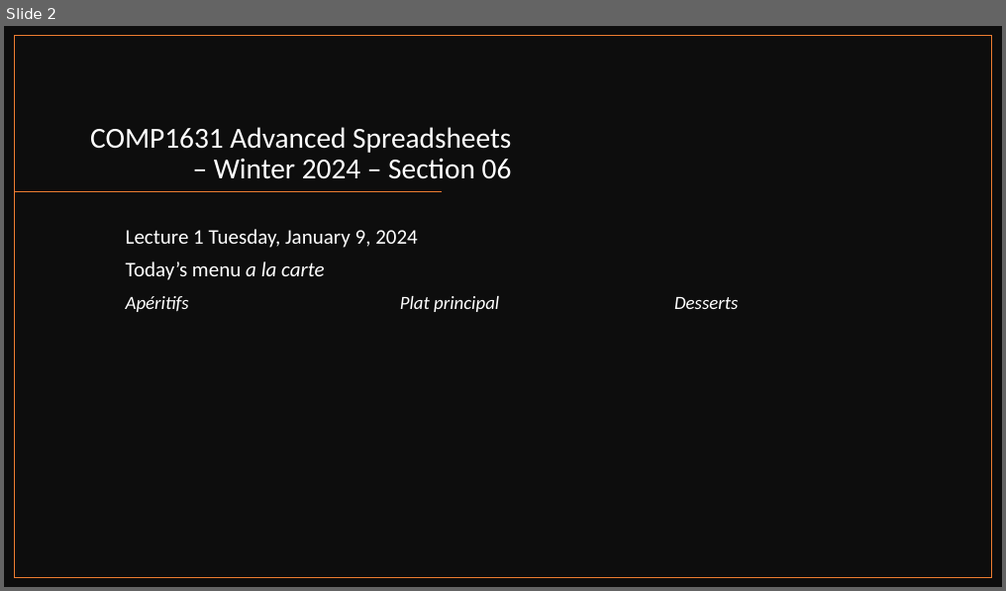
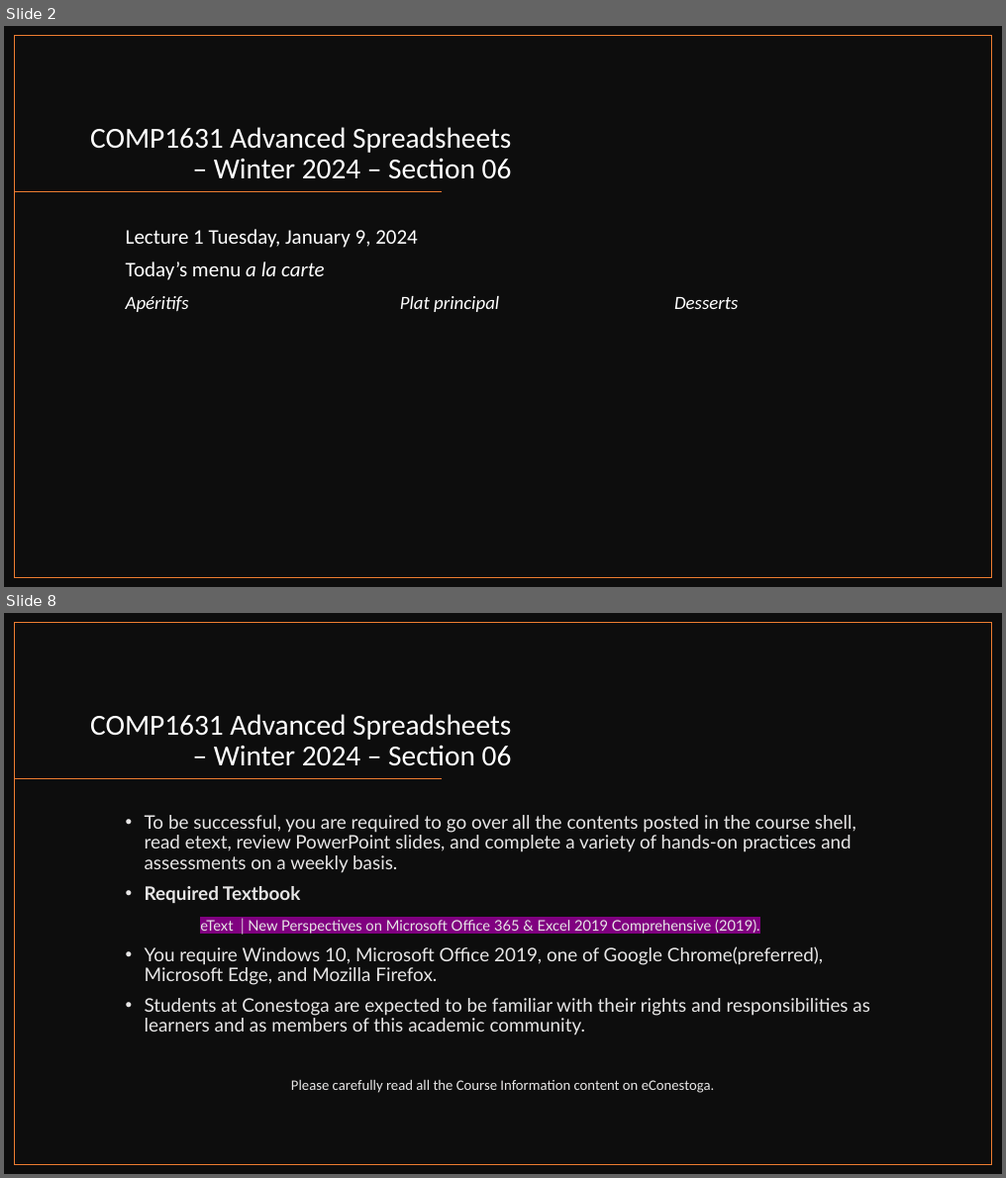
Before and after one commit to muktoakash/Teaching, a slide deck: COMP1631/Lecture_1.pptx. Shown one above the other, each under a label of ours: slide 2 before the commit, slides 2 and 8 after it; the slides between them are not shown. The pictures are 1006x591 and 1006x1178 pixels, drawn with LibreOffice and Linux fonts; fonts in the diff are those of the drawing. Boxes give left, top, right and bottom in pixels: in the first picture for what was removed or moved away, otherwise in the second. Text is boxed around its words. In the diff, an @@ line names an element or a change of style, - is before the commit and + after.

```diff
--- a/COMP1631/Lecture_1.pptx
+++ b/COMP1631/Lecture_1.pptx
@@ slide 8 added at <box>4,613,1002,1174</box>, background #FFFFFF @@
@@ rectangle added at <box>4,613,1002,1174</box>, fill #0D0D0D @@
@@ rectangle added at <box>15,623,992,1165</box>, outline #ED7D31 1 pt @@
@@ title added at <box>90,714,512,766</box>, 28 pt, text #FFFFFF @@
+COMP1631 Advanced Spreadsheets – Winter 2024 – Section 06
@@ line added from (442, 779) to (15, 779), #ED7D31 1 pt @@
@@ text added at <box>145,815,870,1093</box>, 18 pt, text #E7E6E6 @@
+• To be successful, you are required to go over all the contents posted in the course shell, read etext, review PowerPoint slides, and complete a variety of hands-on practices and assessments on a weekly basis.
+• Required Textbook
+eText │New Perspectives on Microsoft Office 365 & Excel 2019 Comprehensive (2019).
+• You require Windows 10, Microsoft Office 2019, one of Google Chrome(preferred), Microsoft Edge, and Mozilla Firefox.
+• Students at Conestoga are expected to be familiar with their rights and responsibilities as learners and as members of this academic community.
+Please carefully read all the Course Information content on eConestoga.
```
Also in this commit, not shown: 18 other slides added, 2 other files.
